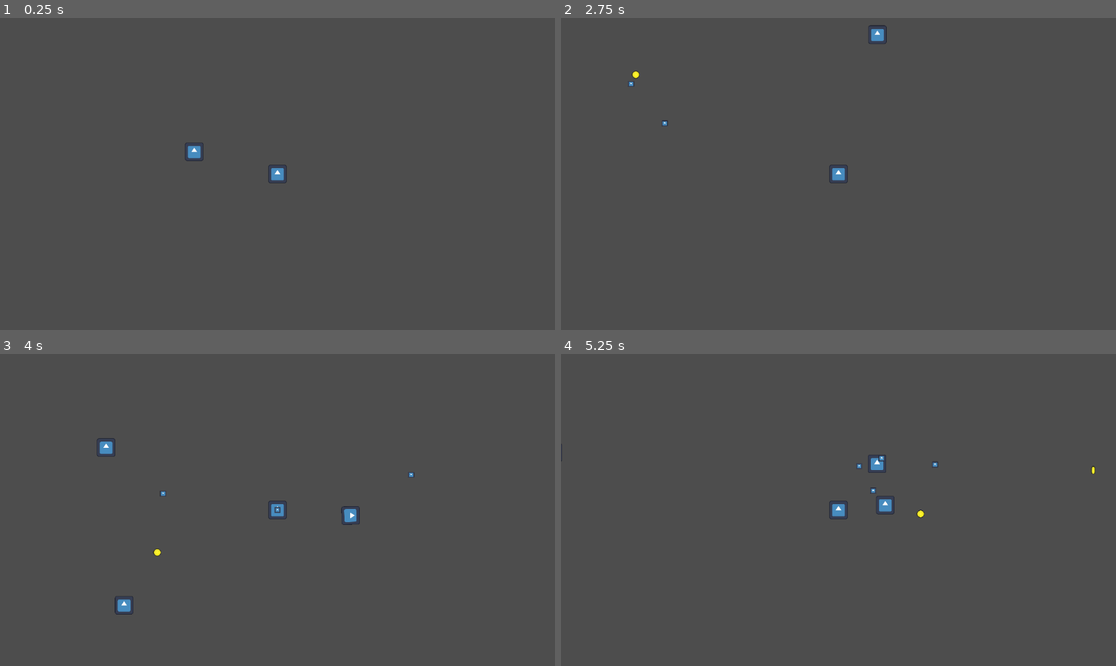
Above: before the commit, frames 1-4 (two rows, left to right).
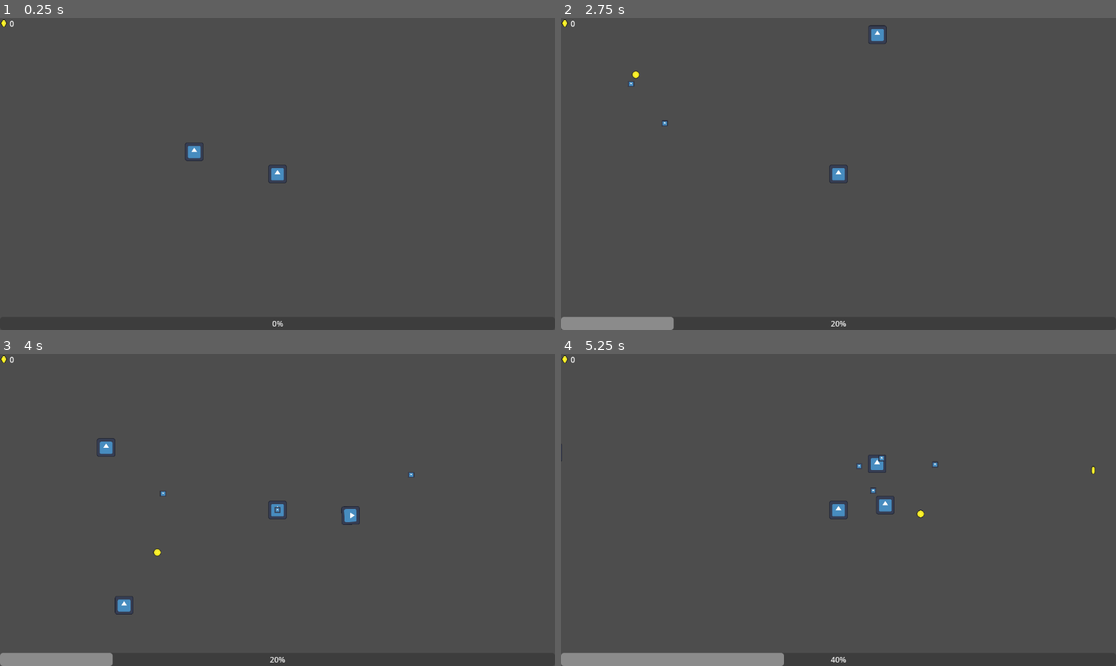
Above: after the commit, the same moments.

Repository: SeanCampbell255/rogueish
Game: Godot game, scene res://Components/Game/game.tscn
Same seed, same stepped clock (60 frames per second), same inputs: the game is played once before the commit and once after it. The engine's default icon, where the game draws it, is replaced by a stand-in: a white triangle on a blue panel in a dark square.
Inputs:
- Up to frame 1 (0.25 s): no input
- Up to frame 2 (2.75 s): hold Right (ui_right) 0.53-1.28 s; hold Down (ui_down) 1.28-2.03 s; hold Right (ui_right) from 2.03 s (still down)
- Up to frame 3 (4 s): release Right (ui_right) at 2.78 s; hold Up (ui_up) 2.78-3.53 s; hold Left (ui_left) from 3.53 s (still down)
- Up to frame 4 (5.25 s): release Left (ui_left) at 5.03 s; hold Down (ui_down) from 5.03 s (still down)

The runs differ from the first frame. In frame 1, less than 0.1% of the frame differs, in the area x 0-52%, y 0-99%; in frame 2, 0.9%; in frame 3, 0.9%; in frame 4, 1.8%, in the area x 0-52%, y 0-100%.

Commit message:
Added coin and XP UI

Diff:
--- a/rogueish/Components/Game/game.gd
+++ b/rogueish/Components/Game/game.gd
@@ -1,4 +1,8 @@
 extends Node2D
+
+signal xp_gained(xp)
+signal leveled_up(xpToLevel)
+signal coins_updated(coins)
 
 var enemy = preload("res://Components/Enemy/enemy.tscn")
 @onready var path: PathFollow2D = $Player/Path2D/PathFollow2D
@@ -15,6 +19,7 @@
 
 func gain_xp(amount: int) -> void:
 	xp += amount
+	xp_gained.emit(amount)
 	print("xp: ", xp)
 	if (xp >= xpToLevel):
 		xp -= xpToLevel
@@ -23,9 +28,11 @@
 func grab_pickup(type: String, amount: int) -> void:
 	if (type == "coin"):
 		coins += amount
+		coins_updated.emit(coins)
 		print(coins)
 
 func level_up() -> void:
+	leveled_up.emit(xpToLevel)
 	print("leveled up, xp: ", xp)
 
 # Uses path follow to randomize a spawn position around the player and off screen
--- a/rogueish/Components/Game/game.tscn
+++ b/rogueish/Components/Game/game.tscn
@@ -1,9 +1,10 @@
-[gd_scene load_steps=5 format=3 uid="uid://c50dxhnc2g31j"]
+[gd_scene load_steps=6 format=3 uid="uid://c50dxhnc2g31j"]
 
 [ext_resource type="Script" path="res://Components/Game/game.gd" id="1_f3ao4"]
 [ext_resource type="PackedScene" uid="uid://ckebvr2umj6rv" path="res://Components/Player/player.tscn" id="2_snvyf"]
 [ext_resource type="PackedScene" uid="uid://eh2wduc6ccfn" path="res://Components/Enemy/enemy.tscn" id="3_4evak"]
 [ext_resource type="PackedScene" uid="uid://k6ve614nmgil" path="res://Components/UI/Pause/pause.tscn" id="4_jaxh4"]
+[ext_resource type="PackedScene" uid="uid://du04lkflhqt68" path="res://Components/UI/Gameplay/gameplay_ui.tscn" id="5_fkpea"]
 
 [node name="Game" type="Node2D"]
 script = ExtResource("1_f3ao4")
@@ -20,4 +21,9 @@
 
 [node name="Pause" parent="." instance=ExtResource("4_jaxh4")]
 
+[node name="GameplayUI" parent="." instance=ExtResource("5_fkpea")]
+
+[connection signal="coins_updated" from="." to="GameplayUI" method="_on_game_coins_updated"]
+[connection signal="leveled_up" from="." to="GameplayUI" method="_on_game_leveled_up"]
+[connection signal="xp_gained" from="." to="GameplayUI" method="_on_game_xp_gained"]
 [connection signal="timeout" from="SpawnTimer" to="." method="_on_spawn_timer_timeout"]
--- /dev/null
+++ b/rogueish/Components/UI/Gameplay/gameplay_ui.gd
@@ -0,0 +1,19 @@
+extends CanvasLayer
+
+@onready var coinLabel = %CoinLabel
+@onready var xpBar = %XpBar
+
+func _ready() -> void:
+	xpBar.max_value = 5
+
+# RECIEVERS
+
+func _on_game_leveled_up(xpToLevel: int) -> void:
+	xpBar.max_value = xpToLevel
+	xpBar.value = 0
+
+func _on_game_xp_gained(xp: int) -> void:
+	xpBar.value += xp
+
+func _on_game_coins_updated(coins: Variant) -> void:
+	coinLabel.text = str(coins)
--- a/rogueish/Components/UI/Gameplay/gameplay_ui.tscn
+++ b/rogueish/Components/UI/Gameplay/gameplay_ui.tscn
@@ -1,21 +1,112 @@
-[gd_scene format=3 uid="uid://du04lkflhqt68"]
+[gd_scene load_steps=14 format=3 uid="uid://du04lkflhqt68"]
 
-[node name="GameplayUI" type="Control"]
-layout_mode = 3
-anchors_preset = 15
-anchor_right = 1.0
-anchor_bottom = 1.0
-grow_horizontal = 2
-grow_vertical = 2
+[ext_resource type="Script" path="res://Components/UI/Gameplay/gameplay_ui.gd" id="1_6r178"]
+[ext_resource type="Texture2D" uid="uid://lawp5s1xmil7" path="res://Components/Pickup/coin_Sheet.png" id="1_wy37q"]
 
-[node name="Gold" type="Label" parent="."]
-layout_mode = 0
-offset_right = 98.0
-offset_bottom = 40.0
-text = "Gold: x"
+[sub_resource type="AtlasTexture" id="AtlasTexture_yxhji"]
+atlas = ExtResource("1_wy37q")
+region = Rect2(0, 0, 16, 16)
 
-[node name="XP" type="ProgressBar" parent="."]
-layout_mode = 1
+[sub_resource type="AtlasTexture" id="AtlasTexture_hxi55"]
+atlas = ExtResource("1_wy37q")
+region = Rect2(16, 0, 16, 16)
+
+[sub_resource type="AtlasTexture" id="AtlasTexture_bnpvr"]
+atlas = ExtResource("1_wy37q")
+region = Rect2(32, 0, 16, 16)
+
+[sub_resource type="AtlasTexture" id="AtlasTexture_1l022"]
+atlas = ExtResource("1_wy37q")
+region = Rect2(48, 0, 16, 16)
+
+[sub_resource type="AtlasTexture" id="AtlasTexture_vs8is"]
+atlas = ExtResource("1_wy37q")
+region = Rect2(64, 0, 16, 16)
+
+[sub_resource type="AtlasTexture" id="AtlasTexture_46nry"]
+atlas = ExtResource("1_wy37q")
+region = Rect2(80, 0, 16, 16)
+
+[sub_resource type="AtlasTexture" id="AtlasTexture_kb1es"]
+atlas = ExtResource("1_wy37q")
+region = Rect2(96, 0, 16, 16)
+
+[sub_resource type="AtlasTexture" id="AtlasTexture_aarxp"]
+atlas = ExtResource("1_wy37q")
+region = Rect2(112, 0, 16, 16)
+
+[sub_resource type="AtlasTexture" id="AtlasTexture_jg2em"]
+atlas = ExtResource("1_wy37q")
+region = Rect2(128, 0, 16, 16)
+
+[sub_resource type="AtlasTexture" id="AtlasTexture_sbuhs"]
+atlas = ExtResource("1_wy37q")
+region = Rect2(144, 0, 16, 16)
+
+[sub_resource type="SpriteFrames" id="SpriteFrames_ocmfw"]
+animations = [{
+"frames": [{
+"duration": 1.0,
+"texture": SubResource("AtlasTexture_yxhji")
+}, {
+"duration": 1.0,
+"texture": SubResource("AtlasTexture_hxi55")
+}, {
+"duration": 1.0,
+"texture": SubResource("AtlasTexture_bnpvr")
+}, {
+"duration": 1.0,
+"texture": SubResource("AtlasTexture_1l022")
+}, {
+"duration": 1.0,
+"texture": SubResource("AtlasTexture_vs8is")
+}, {
+"duration": 1.0,
+"texture": SubResource("AtlasTexture_46nry")
+}, {
+"duration": 1.0,
+"texture": SubResource("AtlasTexture_kb1es")
+}, {
+"duration": 1.0,
+"texture": SubResource("AtlasTexture_aarxp")
+}, {
+"duration": 1.0,
+"texture": SubResource("AtlasTexture_jg2em")
+}, {
+"duration": 1.0,
+"texture": SubResource("AtlasTexture_sbuhs")
+}],
+"loop": true,
+"name": &"default",
+"speed": 8.0
+}]
+
+[node name="GameplayUI" type="CanvasLayer"]
+script = ExtResource("1_6r178")
+
+[node name="HBoxContainer" type="HBoxContainer" parent="."]
+offset_right = 30.0
+offset_bottom = 23.0
+
+[node name="MarginContainer" type="MarginContainer" parent="HBoxContainer"]
+custom_minimum_size = Vector2(16, 16)
+layout_mode = 2
+size_flags_vertical = 4
+theme_override_constants/margin_left = 8
+theme_override_constants/margin_right = 8
+
+[node name="AnimatedSprite2D" type="AnimatedSprite2D" parent="HBoxContainer/MarginContainer"]
+sprite_frames = SubResource("SpriteFrames_ocmfw")
+autoplay = "default"
+centered = false
+
+[node name="CoinLabel" type="Label" parent="HBoxContainer"]
+unique_name_in_owner = true
+layout_mode = 2
+text = "0"
+
+[node name="XpBar" type="ProgressBar" parent="."]
+unique_name_in_owner = true
 anchors_preset = 12
 anchor_top = 1.0
 anchor_right = 1.0
